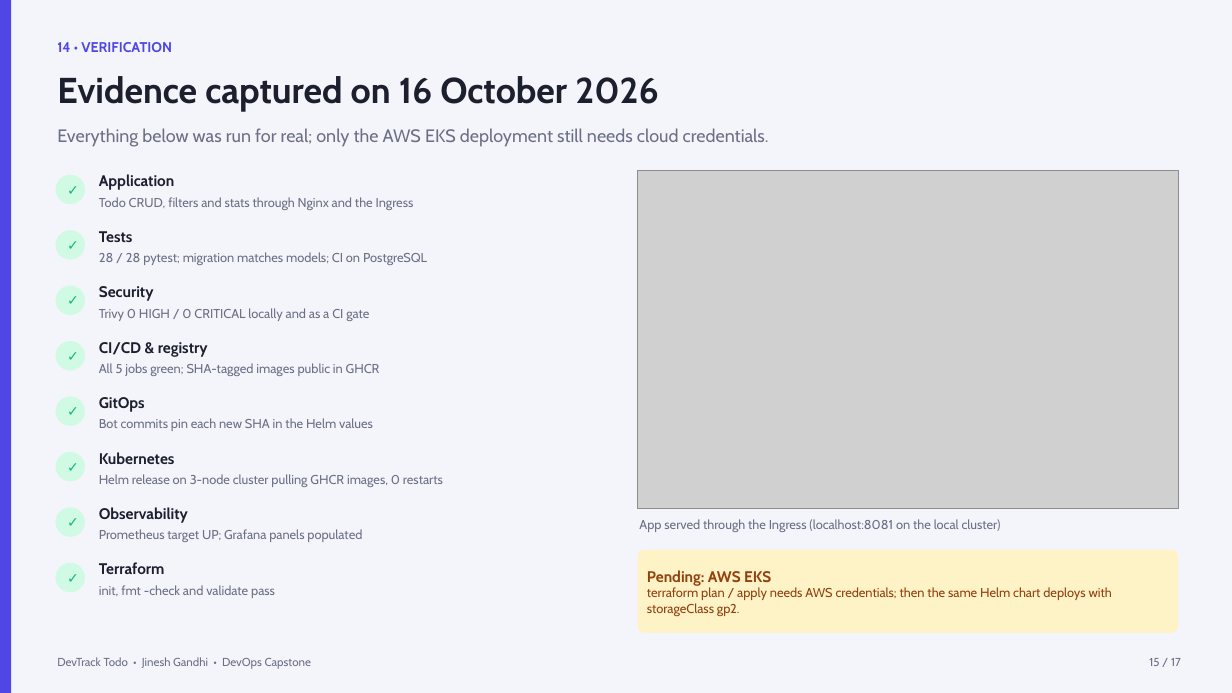
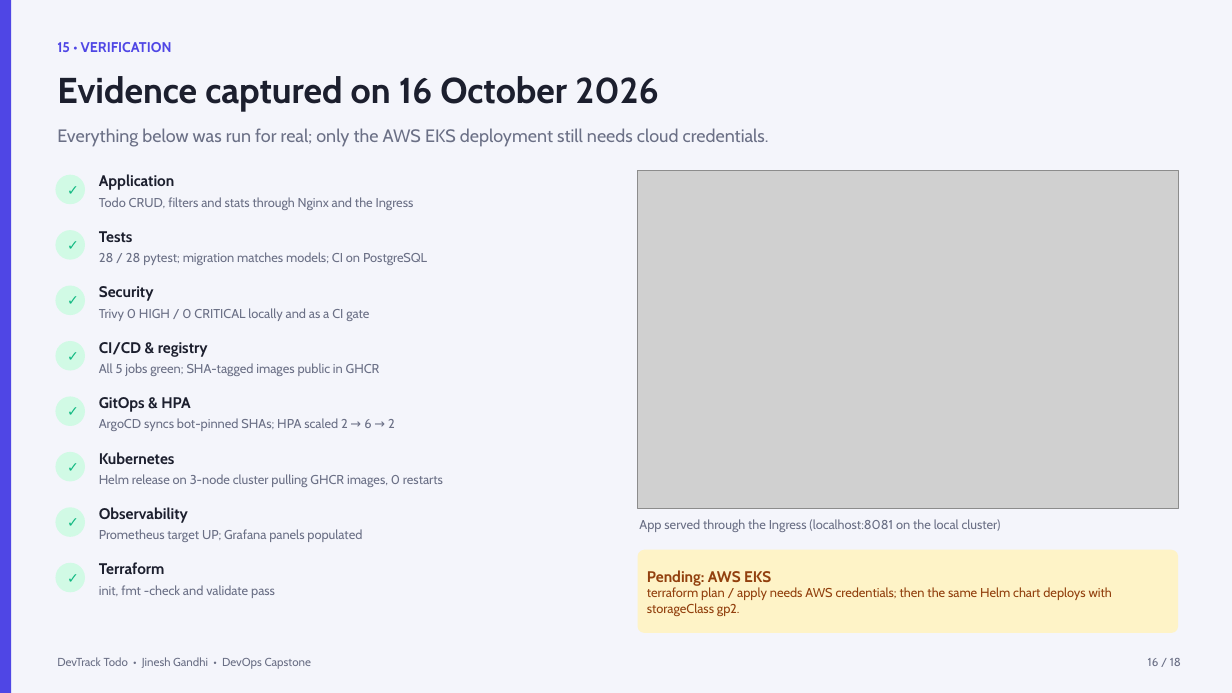
Before and after one commit to jineshgandhi79/Devops-capstone, a slide deck: slide 16 of demo/ppt/presentation.pptx (slide 15 before the commit). Drawn at 1232x693 pixels with LibreOffice and Linux fonts; fonts in the diff are those of the drawing; grey boxes stand for pictures. Boxes give left, top, right and bottom in pixels: in the first picture for what was removed or moved away, otherwise in the second. Text is boxed around its words. In the diff, an @@ line names an element or a change of style, - is before the commit and + after.

```diff
--- a/demo/ppt/presentation.pptx
+++ b/demo/ppt/presentation.pptx
@@ text at (57, 42, 172, 52): text changed @@
-14 • VERIFICATION
+15 • VERIFICATION
@@ text at (99, 397, 395, 431): text changed @@
-GitOps
-Bot commits pin each new SHA in the Helm values
+GitOps & HPA
+ArgoCD syncs bot-pinned SHAs; HPA scaled 2 → 6 → 2
@@ text at (1148, 658, 1181, 666): text changed @@
-15 / 17
+16 / 18
```
Also in this commit, not shown: 14 other slides changed, 1 slide added, 5 other files.
